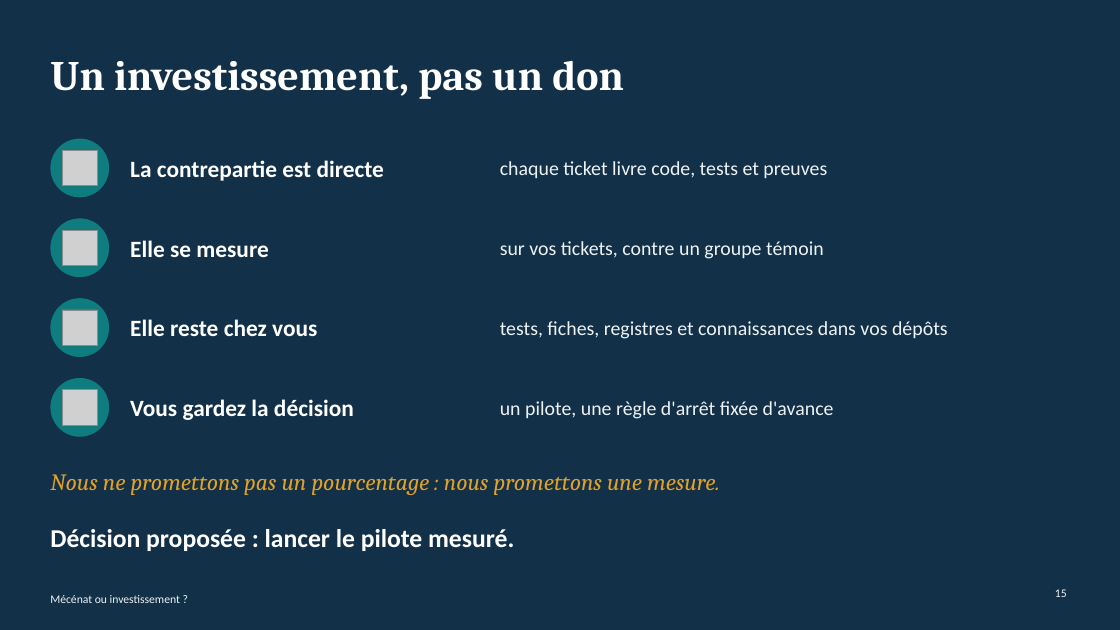
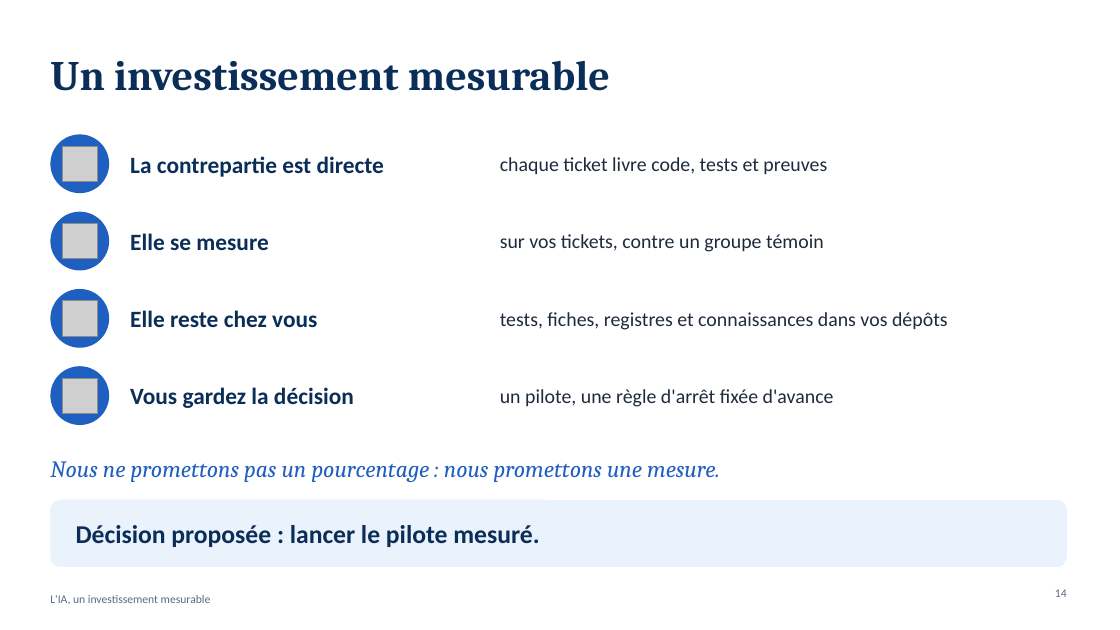
Before and after one commit to FredGarcia/Agent2Prompt, a slide deck: slide 14 of docs/presentation-valeur-ia/presentation-valeur-ia.pptx (slide 15 before the commit). Drawn at 1120x630 pixels with LibreOffice and Linux fonts; fonts in the diff are those of the drawing; grey boxes stand for pictures. Boxes give left, top, right and bottom in pixels: in the first picture for what was removed or moved away, otherwise in the second. Text is boxed around its words. In the diff, an @@ line names an element or a change of style, - is before the commit and + after.

```diff
--- a/docs/presentation-valeur-ia/presentation-valeur-ia.pptx
+++ b/docs/presentation-valeur-ia/presentation-valeur-ia.pptx
@@ background #123047 to #FFFFFF @@
@@ title at <box>50,60,610,91</box>: text changed; text colour #FFFFFF to #0B2E59 @@
-Un investissement, pas un don
+Un investissement mesurable
@@ 2 pictures, 2 ellipses: place and size @@
-2 pictures, 2 ellipses at <box>50,139,109,277</box>
+2 pictures, 2 ellipses at <box>50,134,109,271</box>
@@ 4 texts, 2 pictures, 2 ellipses: place and size @@
-4 texts, 2 pictures, 2 ellipses at <box>50,298,948,437</box>
+4 texts, 2 pictures, 2 ellipses at <box>50,289,948,425</box>
@@ fill #0F7C80 to #1F5FBF in 4 elements at <box>50,134,109,193</box>, <box>50,212,109,271</box>, <box>50,289,109,348</box>, <box>50,366,109,425</box> @@
@@ text colour #EDF2F5 to #1F2A3C in 4 elements at <box>500,157,827,175</box>, <box>500,234,824,252</box>, <box>500,312,948,330</box>, <box>500,389,834,407</box> @@
@@ text "Nous ne promettons pas un ...": place and size @@
-text "Nous ne promettons pas un ..." at <box>50,474,720,495</box>
+text "Nous ne promettons pas un ..." at <box>50,461,720,482</box>
@@ text "Nous ne promettons pas un ..." at <box>50,461,720,482</box>: text colour #E0A12B to #1F5FBF @@
@@ rounded rectangle added at <box>50,500,1067,567</box>, fill #EAF2FB @@
@@ text colour #FFFFFF to #0B2E59 in 5 elements at <box>130,156,384,177</box>, <box>130,233,268,250</box>, <box>130,310,317,327</box>, <box>130,387,354,408</box>, <box>76,525,539,547</box> @@
@@ text "Décision proposée : lancer le ...": place and size @@
-text "Décision proposée : lancer le ..." at <box>50,529,514,551</box>
+text "Décision proposée : lancer le ..." at <box>76,525,539,547</box>
@@ text at <box>50,595,211,604</box>: text changed; text colour #EDF2F5 to #5B6B80 @@
-Mécénat ou investissement ?
+L'IA, un investissement mesurable
@@ page number at <box>1055,589,1067,597</box>: text changed; text colour #EDF2F5 to #5B6B80 @@
-15
+14
```
Also in this commit, not shown: 15 other slides changed, 1 slide removed, 3 other files.
